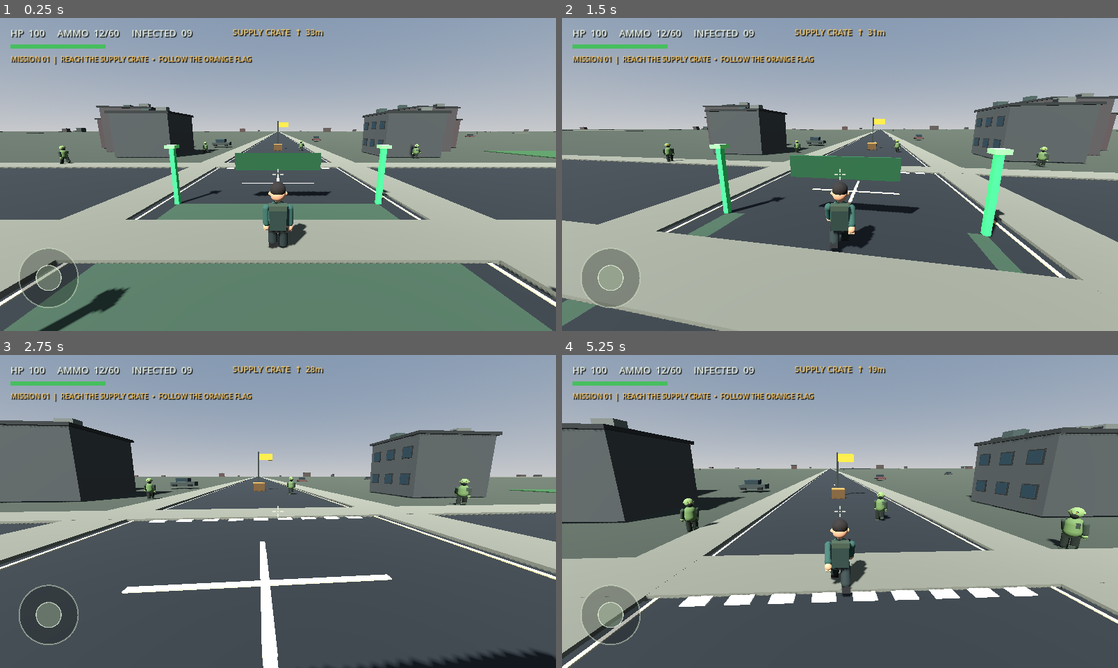
Above: before the commit, frames 1-4 (two rows, left to right).
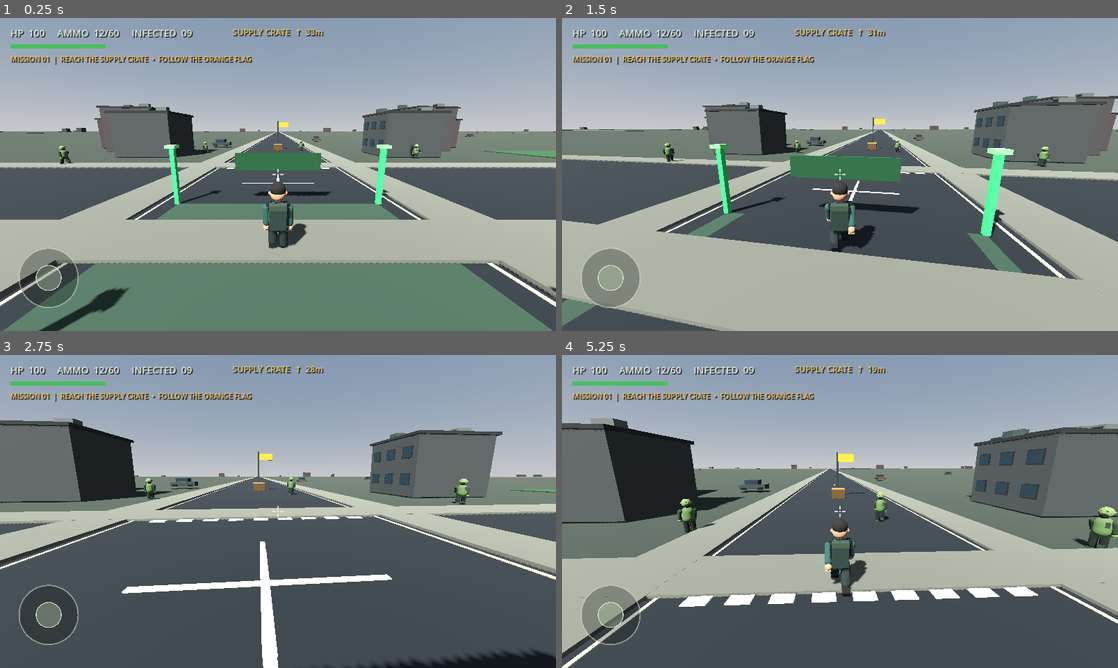
Above: after the commit, the same moments.

Repository: aljunatis40-alt/zombie-world-survivor
Game: Godot game, scene res://scenes/main.tscn
The game is run twice, just before and just after one commit, with the same random seed, the same clock (stepped at 60 frames per second) and the same inputs.
Inputs (mouse positions are in pixels of both pictures, inside the frame that each line leads up to):
- Up to frame 1 (0.25 s): no input
- Up to frame 2 (1.5 s): move the mouse to (867, 174) at 0.52 s; hold W (move_forward) from 0.53 s (still down); tap C (crouch) at 0.6, 1.35 s; move the mouse to (812, 174) at 1.27 s
- Up to frame 3 (2.75 s): keep holding W (move_forward); move the mouse to (289, 505) at 2.02 s; click (289, 505) at 2.1 s; tap C (crouch) at 2.3 s
- Up to frame 4 (5.25 s): keep holding W (move_forward); move the mouse to (834, 517) at 2.77 s; tap Shift (sprint) at 2.85 s; tap C (crouch) at 3.05, 3.6, 4.35 s; move the mouse to (878, 514) at 3.52 s; move the mouse to (795, 508) at 4.27 s; move the mouse to (845, 511) at 5.02 s; click (845, 511) at 5.1 s

The runs differ from the first frame. In frame 1, less than 0.1% of the frame differs, in the area x 10-76%, y 39-74%; in frame 2, 0.1%; in frame 3, 0.1%; in frame 4, 1.4%, in the area x 20-100%, y 43-77%.

Commit message:
Sample 13: upgrade survivor tactical gear and idle breathing

Diff:
--- a/scripts/player.gd
+++ b/scripts/player.gd
@@ -30,6 +30,7 @@
 var crouched_capsule_height := 1.22
 var mobile_aim := false
 var default_camera_fov := 75.0
+var idle_breath_clock := 0.0
 
 func _ready() -> void:
 	add_to_group("player")
@@ -77,10 +78,26 @@
 	_add_sphere(visual, "RightIris", 0.018, Vector3(0.078, 0.825, -0.226), _material(Color(0.12, 0.22, 0.19)))
 	_add_box(visual, "Mouth", Vector3(0.075, 0.018, 0.018), Vector3(0, 0.69, -0.216), _material(Color(0.22, 0.08, 0.07)))
 	_add_sphere(visual, "Hair", 0.23, Vector3(0, 0.91, 0.015), _material(Color(0.12, 0.095, 0.075)))
+	_add_box(visual, "HairFringe", Vector3(0.28, 0.075, 0.13), Vector3(0, 0.91, -0.17), _material(Color(0.10, 0.075, 0.055)))
+	_add_box(visual, "LeftEyebrow", Vector3(0.075, 0.018, 0.025), Vector3(-0.078, 0.87, -0.205), _material(Color(0.12, 0.085, 0.06)))
+	_add_box(visual, "RightEyebrow", Vector3(0.075, 0.018, 0.025), Vector3(0.078, 0.87, -0.205), _material(Color(0.12, 0.085, 0.06)))
 	_add_capsule(visual, "Neck", 0.095, 0.22, Vector3(0, 0.61, 0), skin)
 	_add_box(visual, "SurvivorBackpack", Vector3(0.48, 0.62, 0.24), Vector3(0, 0.13, 0.30), _material(Color(0.12, 0.19, 0.16)))
 	_add_box(visual, "BackpackTopFlap", Vector3(0.50, 0.14, 0.26), Vector3(0, 0.48, 0.30), _material(Color(0.20, 0.25, 0.19)))
 	_add_box(visual, "UtilityBelt", Vector3(0.58, 0.12, 0.34), Vector3(0, -0.30, 0), _material(Color(0.10, 0.11, 0.09)))
+	# Layered field vest, shoulder webbing and practical survivor gear.
+	var vest := _material(Color(0.24, 0.30, 0.23))
+	var vest_dark := _material(Color(0.09, 0.13, 0.11))
+	_add_box(visual, "TacticalVestFront", Vector3(0.55, 0.53, 0.13), Vector3(0, 0.16, -0.205), vest)
+	_add_box(visual, "VestLeftShoulder", Vector3(0.17, 0.18, 0.19), Vector3(-0.26, 0.43, -0.015), vest_dark)
+	_add_box(visual, "VestRightShoulder", Vector3(0.17, 0.18, 0.19), Vector3(0.26, 0.43, -0.015), vest_dark)
+	for pocket_i in range(3):
+		_add_box(visual, "VestPouch_%d" % pocket_i, Vector3(0.135, 0.16, 0.055), Vector3(-0.18 + float(pocket_i) * 0.18, 0.12, -0.29), vest_dark)
+	_add_box(visual, "RadioPouch", Vector3(0.14, 0.23, 0.10), Vector3(0.36, 0.18, 0.08), vest_dark)
+	_add_box(visual, "RadioAntenna", Vector3(0.018, 0.22, 0.018), Vector3(0.36, 0.39, 0.08), _material(Color(0.06, 0.07, 0.06)))
+	_add_box(visual, "LeftKneePad", Vector3(0.22, 0.18, 0.12), Vector3(-0.16, -0.55, -0.11), vest_dark)
+	_add_box(visual, "RightKneePad", Vector3(0.22, 0.18, 0.12), Vector3(0.16, -0.55, -0.11), vest_dark)
+	_add_box(visual, "ChestIDPatch", Vector3(0.16, 0.075, 0.025), Vector3(-0.12, 0.31, -0.285), _material(Color(0.68, 0.65, 0.45)))
 	left_arm_pivot = _make_limb_pivot("LeftArm", Vector3(-0.34, 0.40, 0))
 	right_arm_pivot = _make_limb_pivot("RightArm", Vector3(0.34, 0.40, 0))
 	visual.add_child(left_arm_pivot)
@@ -259,6 +276,10 @@
 	if is_moving:
 		visual.rotation.y = lerp_angle(visual.rotation.y, atan2(-direction.x, -direction.z), delta * 10.0)
 	animation_clock += delta * (10.0 if is_sprinting else (4.0 if crouched else 7.0))
+	idle_breath_clock += delta
+	if is_instance_valid(visual):
+		var breath := sin(idle_breath_clock * 2.1) * (0.012 if not is_moving else 0.004)
+		visual.position.y = breath + (-0.12 if crouched else 0.0)
 	var swing := sin(animation_clock) * (0.34 if crouched and is_moving else (0.72 if is_moving else 0.04))
 	if is_instance_valid(left_arm_pivot):
 		left_arm_pivot.rotation.x = lerpf(left_arm_pivot.rotation.x, swing, delta * 9.0)
